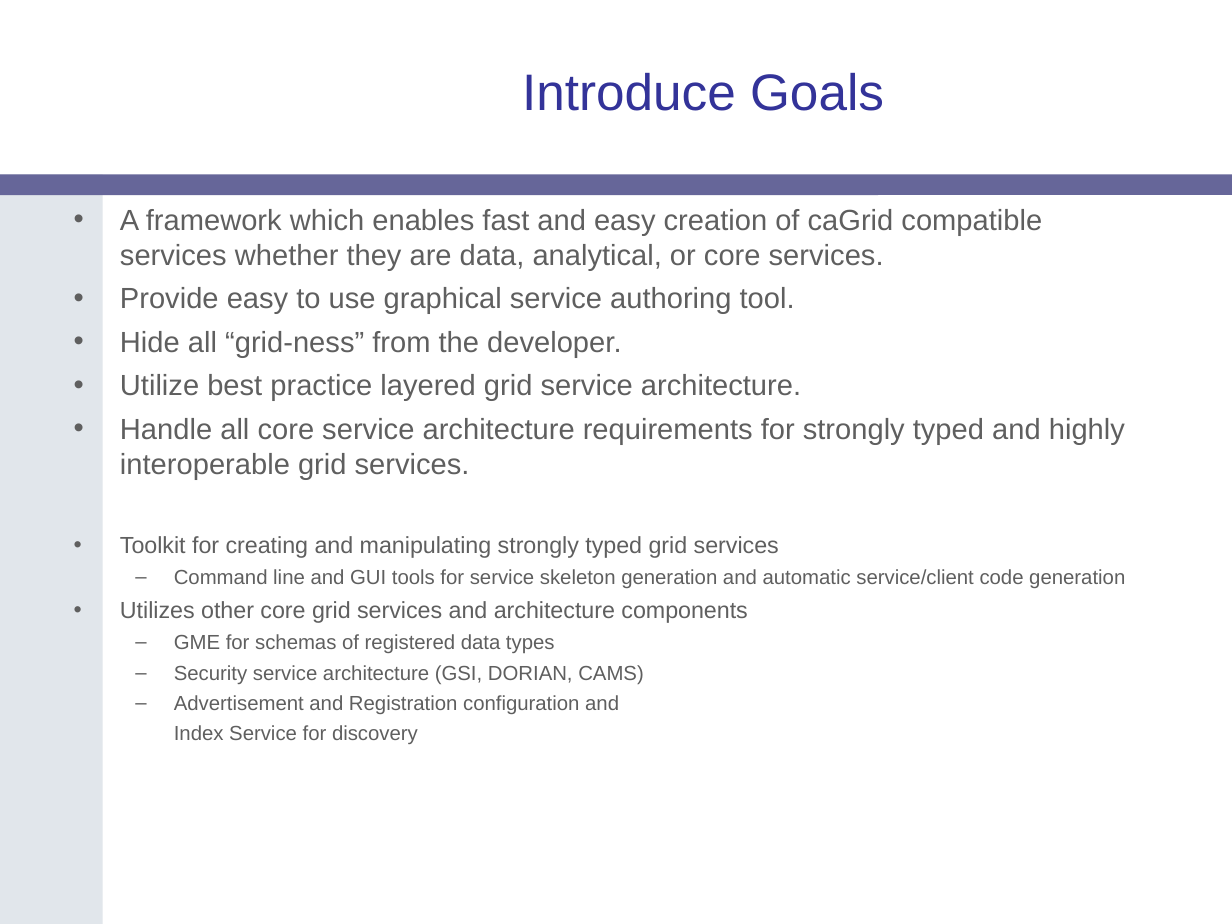
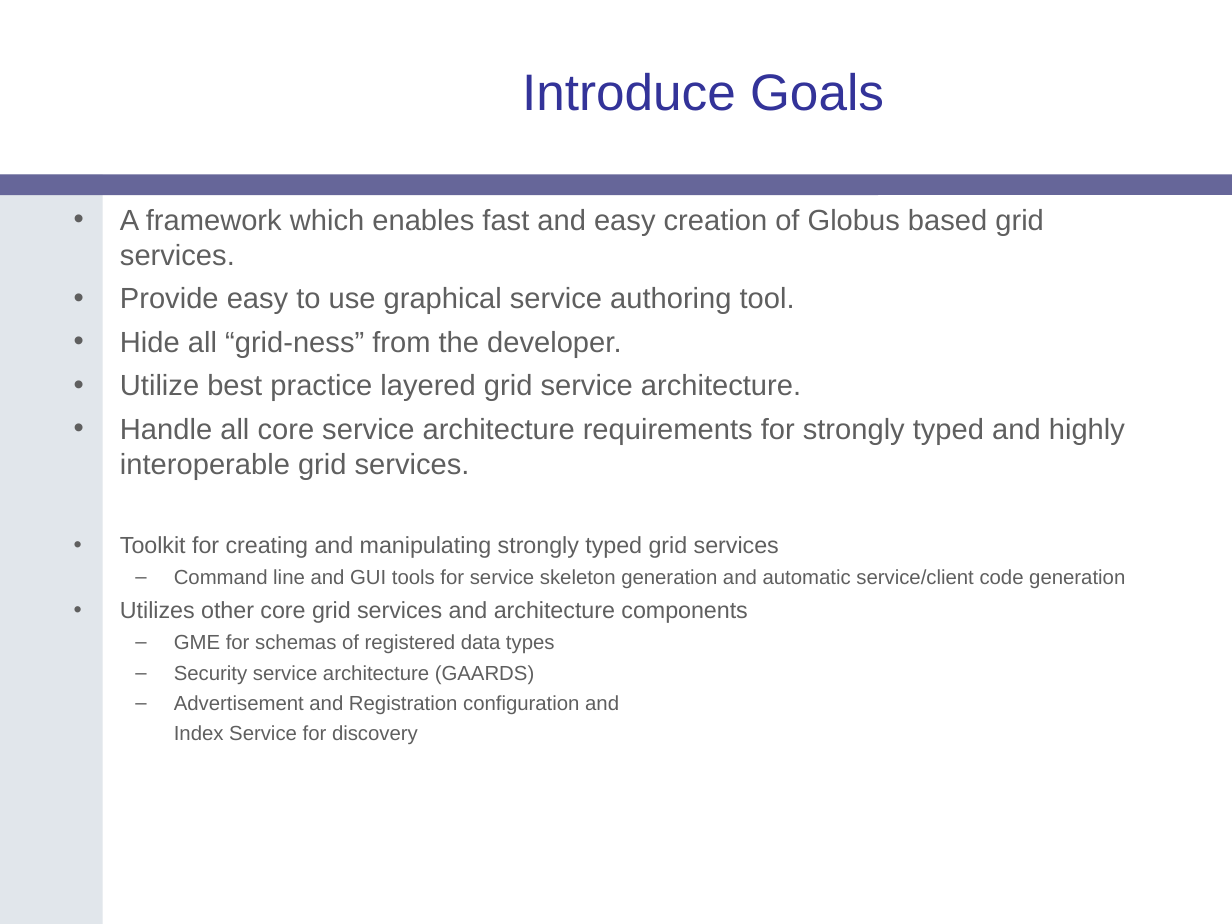
Before and after one commit to NCIP/cagrid-portal, a slide deck: slide 2 of cagrid-1-0/Documentation/presentations/introduce/Introduce-SC-2006.ppt. Drawn at 1232x924 pixels with LibreOffice and Linux fonts; fonts in the diff are those of the drawing; background and template pictures are left out. Boxes give left, top, right and bottom in pixels: in the first picture for what was removed or moved away, otherwise in the second. Text is boxed around its words. In the diff, an @@ line names an element or a change of style, - is before the commit and + after.

```diff
--- a/cagrid-1-0/Documentation/presentations/introduce/Introduce-SC-2006.ppt
+++ b/cagrid-1-0/Documentation/presentations/introduce/Introduce-SC-2006.ppt
@@ text at box(120, 209, 1044, 266): text changed @@
-• A framework which enables fast and easy creation of caGrid compatible services whether they are data, analytical, or core services.
+• A framework which enables fast and easy creation of Globus based grid services.
@@ text at box(174, 665, 534, 684): text changed @@
-  – Security service architecture (GSI, DORIAN, CAMS)
+  – Security service architecture (GAARDS)
```
Also in this commit, not shown: 1 other slide changed, 3 other files.
